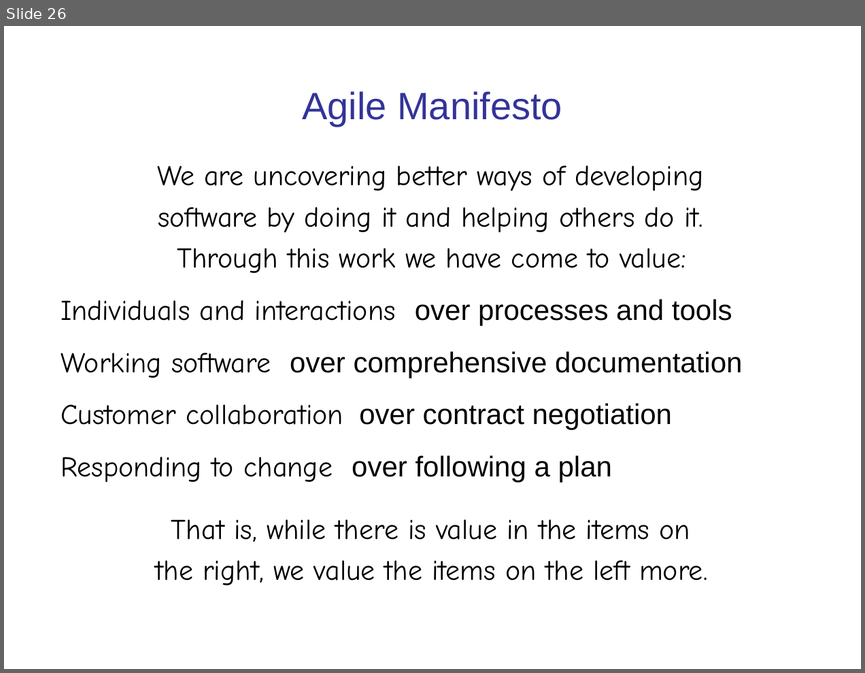
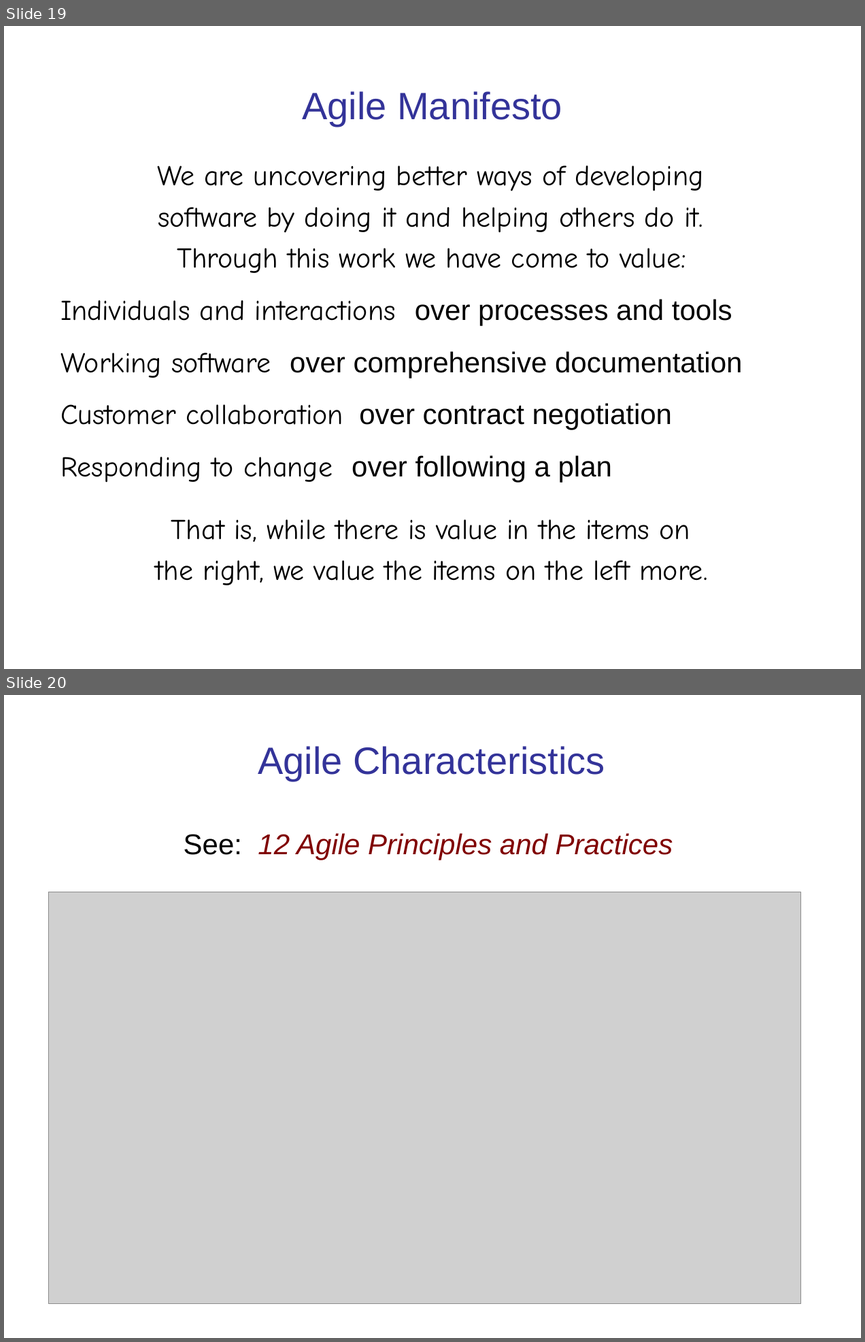
Before and after one commit to cpske/ISP, a slide deck: intro/Introduction-software-process.ppt. Shown one above the other, each under a label of ours: slide 26 before the commit, slides 19 and 20 after it. The pictures are 865x673 and 865x1342 pixels, drawn with LibreOffice and Linux fonts; fonts in the diff are those of the drawing; grey boxes stand for pictures. Boxes give left, top, right and bottom in pixels: in the first picture for what was removed or moved away, otherwise in the second. Text is boxed around its words. In the diff, an @@ line names an element or a change of style, - is before the commit and + after.

```diff
--- a/intro/Introduction-software-process.ppt
+++ b/intro/Introduction-software-process.ppt
@@ slide 20 added at box(4, 695, 861, 1338), background #FFFFFF @@
@@ title added at box(258, 746, 604, 781), 32 pt, text #333399 @@
+Agile Characteristics
@@ text added at box(184, 833, 673, 860), 24 pt, text #800000, italic @@
+See: 12 Agile Principles and Practices
@@ picture added at box(49, 892, 801, 1304) @@
@@ what was slide 26 is now slide 19 @@
```
Also in this commit, not shown: 8 slides changed, 5 other slides added, 2 slides removed, 2 other files.
